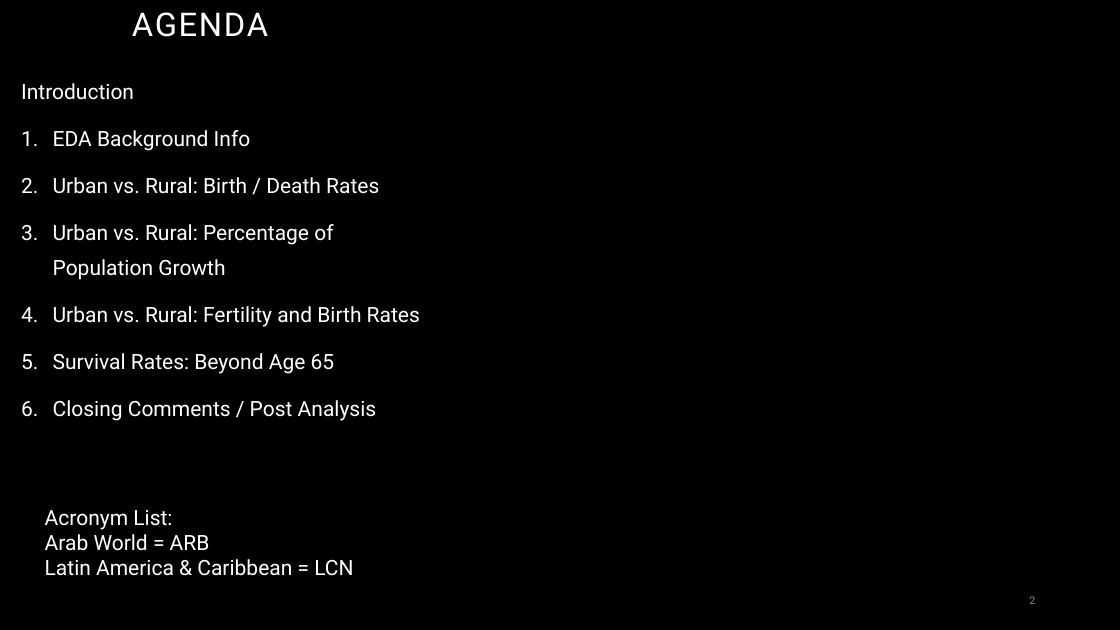
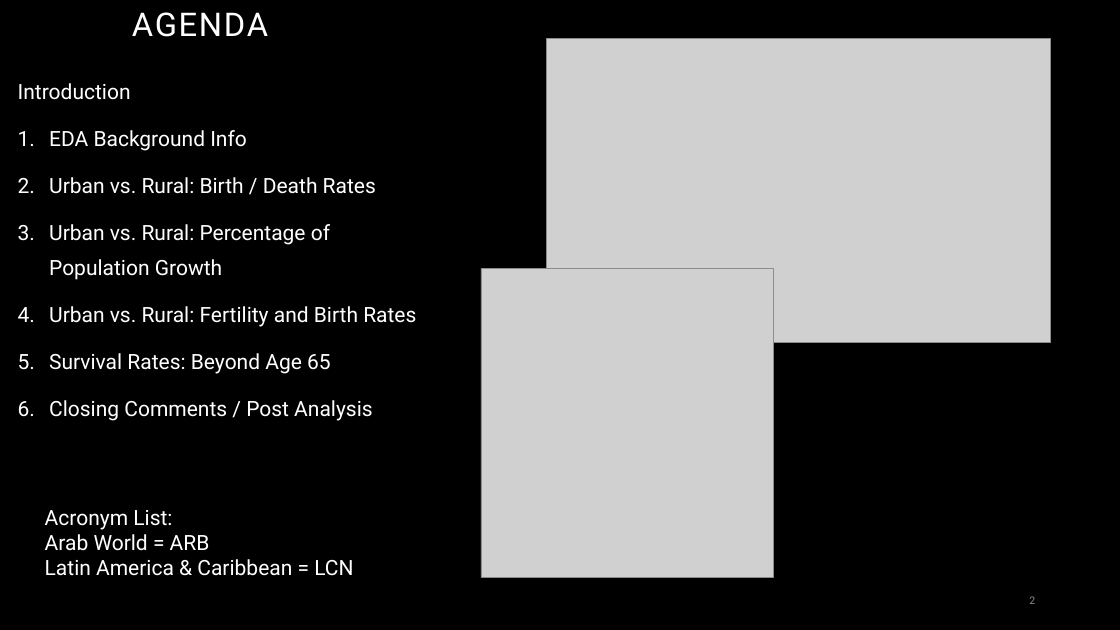
Before and after one commit to Jeremy-Amell/Pandas-EDA---Case-Study, a slide deck: slide 2 of EDA of health and population growth_AW_LC.pptx. Drawn at 1120x630 pixels with LibreOffice and Linux fonts; fonts in the diff are those of the drawing; grey boxes stand for pictures; background and template pictures are left out. Boxes give left, top, right and bottom in pixels: in the first picture for what was removed or moved away, otherwise in the second. Text is boxed around its words. In the diff, an @@ line names an element or a change of style, - is before the commit and + after.

Commit message:
"complete ppt"

```diff
--- a/EDA of health and population growth_AW_LC.pptx
+++ b/EDA of health and population growth_AW_LC.pptx
@@ picture added at (x1=546, y1=39, x2=1050, y2=343) @@
@@ text "Introduction" moved from (x1=21, y1=83, x2=420, y2=421) to (x1=18, y1=83, x2=416, y2=421) @@
@@ picture added at (x1=481, y1=269, x2=774, y2=577) @@
```
Also in this commit, not shown: 1 slide added, 1 slide removed.
